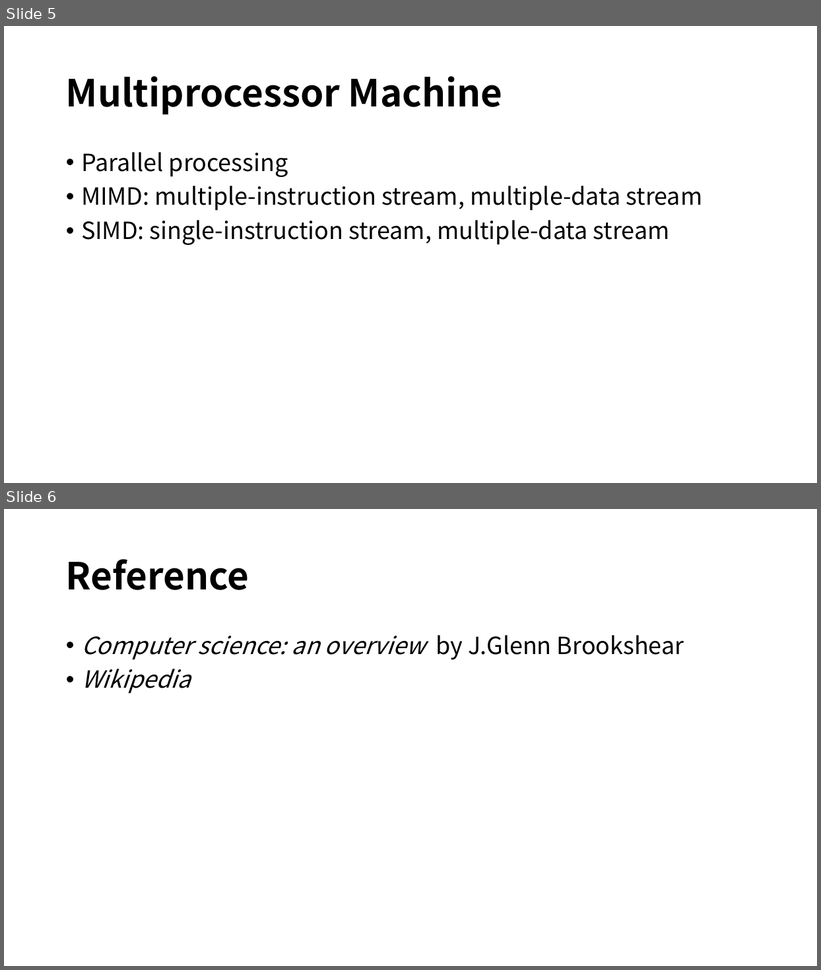
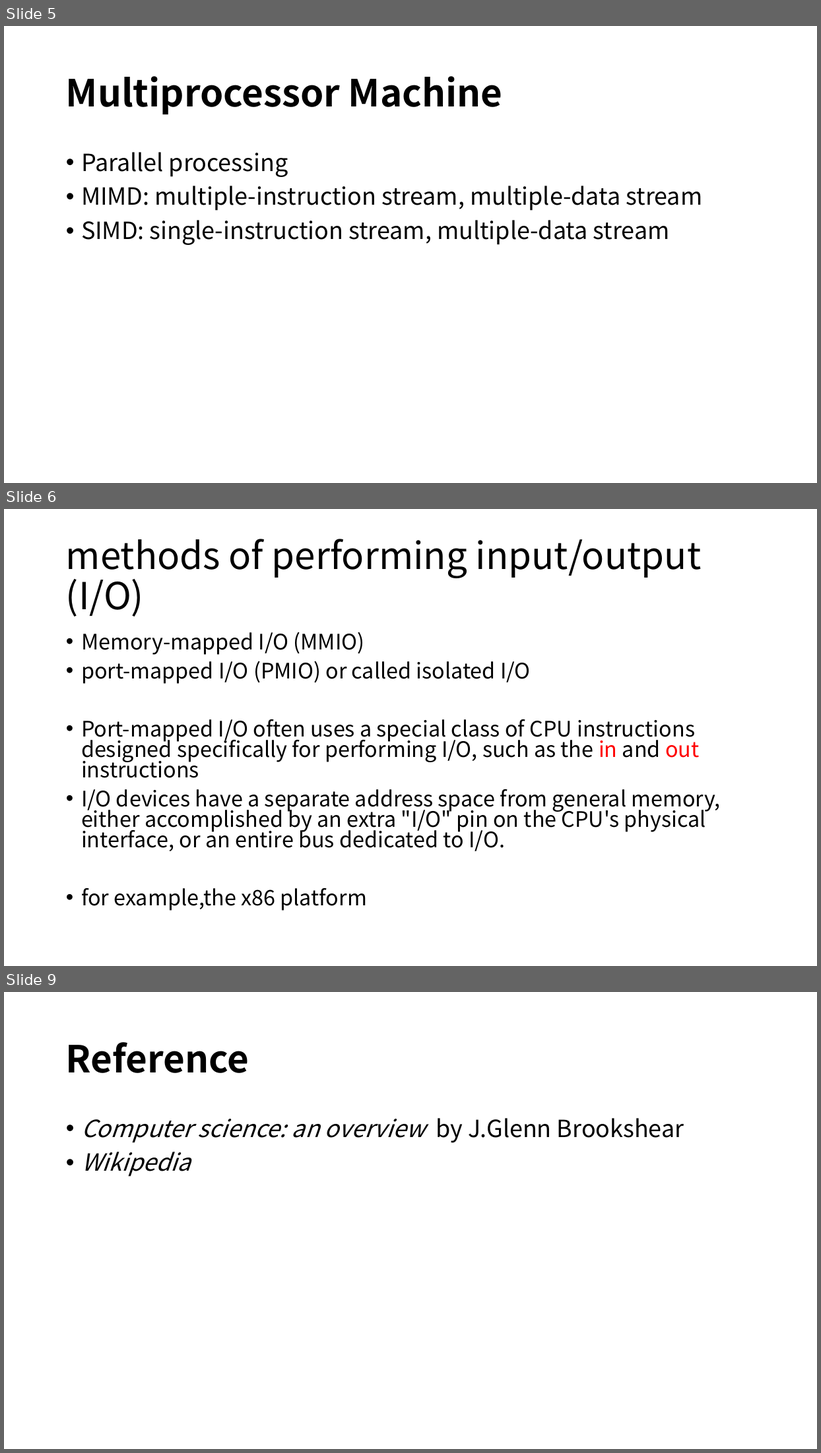
Before and after one commit to LouiValley/System-Design-in-Computational-Thinking-2018-Spring, a slide deck: team2/week report/group2_week5.pptx. Shown one above the other, each under a label of ours: slides 5 and 6 before the commit, slides 5, 6 and 9 after it; the slides between them are not shown. The pictures are 821x970 and 821x1453 pixels, drawn with LibreOffice and Linux fonts; fonts in the diff are those of the drawing; background and template pictures are left out. Boxes give left, top, right and bottom in pixels: in the first picture for what was removed or moved away, otherwise in the second. Text is boxed around its words. In the diff, an @@ line names an element or a change of style, - is before the commit and + after.

```diff
--- a/team2/week report/group2_week5.pptx
+++ b/team2/week report/group2_week5.pptx
@@ slide 6 added at (4,509,817,966), background picture (left out) @@
@@ title added at (66,539,702,617), 44 pt, text #000000 @@
+methods of performing input/output (I/O)
@@ text added at (81,632,721,911), 25.2 pt, text #000000 @@
+• Memory-mapped I/O (MMIO)
+• port-mapped I/O (PMIO) or called isolated I/O
+• Port-mapped I/O often uses a special class of CPU instructions designed specifically for performing I/O, such as the in and out instructions
+• I/O devices have a separate address space from general memory, either accomplished by an extra "I/O" pin on the CPU's physical interface, or an entire bus dedicated to I/O.
+• for example,the x86 platform
@@ what was slide 6 is now slide 9 @@
```
Also in this commit, not shown: 1 slide changed, 2 other slides added.
